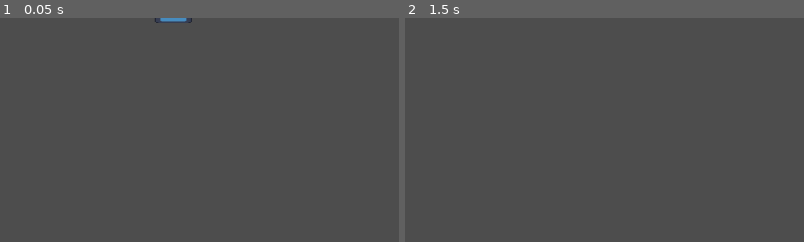
Above: before the commit, frames 1-2 (left to right).
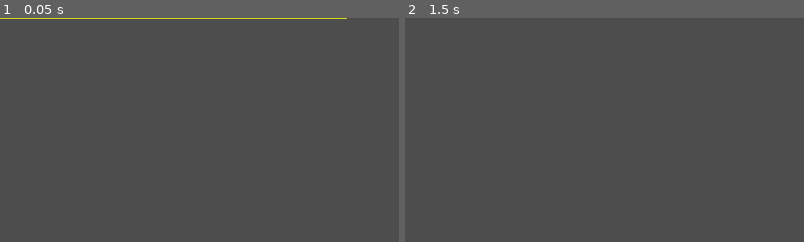
Above: after the commit, the same moments.

Repository: filipjaruska/mtds
Game: Godot game, scene res://nodes/weapons/bullet.tscn
Same seed, same stepped clock (60 frames per second), same inputs: the game is played once before the commit and once after it. This scene is started directly instead of the project's main scene. The engine's default icon, where the game draws it, is replaced by a stand-in: a white triangle on a blue panel in a dark square.
Inputs (mouse positions are % of the whole screen's width and height, from its top left):
- Up to frame 1 (0.05 s): no input
- Up to frame 2 (1.5 s): tap Enter at 0.5 s; move the mouse to (72, 45) at 0.52 s; hold Right (ui_right) 0.53-1.28 s; tap Shift (Dash) at 0.6 s; tap Space at 1.25 s; move the mouse to (30, 55) at 1.27 s; hold Down (ui_down) from 1.28 s (still down); tap E (interact) at 1.35 s
The pictures show only the part of the screen within x 0-50%, y 0-50%; the shares and areas given below are measured in that part.

The runs differ from the first frame. In frame 1, 0.5% of the frame differs, in the area x 0-87%, y 0-3%; in frame 2, nothing differs.

Commit message:
Rework bullets to be raycast

Diff:
--- a/nodes/player/player.tscn
+++ b/nodes/player/player.tscn
@@ -17,9 +17,6 @@
 properties/1/path = NodePath("Node2D:rotation")
 properties/1/spawn = true
 properties/1/replication_mode = 1
-
-[sub_resource type="CircleShape2D" id="CircleShape2D_e31mc"]
-radius = 45.0444
 
 [node name="Player" type="CharacterBody2D" groups=["Player"]]
 script = ExtResource("1_bpepw")
@@ -115,9 +112,11 @@
 visible = false
 
 [node name="Hitbox" type="Area2D" parent="HealthComponent" groups=["hitbox"]]
+collision_layer = 2
+collision_mask = 0
 
-[node name="HitboxZone" type="CollisionShape2D" parent="HealthComponent/Hitbox"]
-shape = SubResource("CircleShape2D_e31mc")
+[node name="CollisionShape2D" type="CollisionShape2D" parent="HealthComponent/Hitbox"]
+shape = SubResource("CircleShape2D_b7jsc")
 
 [node name="HealTimer" type="Timer" parent="HealthComponent"]
 wait_time = 5.0
--- a/nodes/weapons/bullet.tscn
+++ b/nodes/weapons/bullet.tscn
@@ -1,19 +1,15 @@
-[gd_scene load_steps=4 format=3 uid="uid://xcnabvtbwikx"]
+[gd_scene load_steps=2 format=3 uid="uid://xcnabvtbwikx"]
 
 [ext_resource type="Script" path="res://scripts/weapons/bullet.gd" id="1_6ha7u"]
-[ext_resource type="Texture2D" uid="uid://drgp18whtsyeg" path="res://icon.svg" id="1_xpq3p"]
 
-[sub_resource type="RectangleShape2D" id="RectangleShape2D_6avn1"]
-size = Vector2(52, 14)
-
-[node name="Bullet" type="Area2D" groups=["bullet"]]
+[node name="Bullet" type="RayCast2D" groups=["bullet"]]
+target_position = Vector2(500, 0)
+collision_mask = 2
+collide_with_areas = true
+collide_with_bodies = false
 script = ExtResource("1_6ha7u")
 
-[node name="CollisionShape2D" type="CollisionShape2D" parent="."]
-shape = SubResource("RectangleShape2D_6avn1")
-
-[node name="Sprite2D" type="Sprite2D" parent="."]
-scale = Vector2(0.421875, 0.109375)
-texture = ExtResource("1_xpq3p")
-
-[connection signal="area_entered" from="." to="." method="_on_area_entered"]
+[node name="Line2D" type="Line2D" parent="."]
+points = PackedVector2Array(0, 0, 500, 0)
+width = 2.0
+default_color = Color(1, 1, 0, 1)
--- a/scripts/weapons/bullet.gd
+++ b/scripts/weapons/bullet.gd
@@ -1,33 +1,38 @@
-extends Area2D
+extends RayCast2D
 
-const SPEED: float = 5000.0
-var LIFETIME: float = 1000
 var _bullet_damage: float
 var _bullet_armor_penetration: float
-var _birth: float
+var _visual_range: float
 
 func set_bullet_damage(damage: float, penetration: float) -> void:
 	_bullet_damage = damage
 	_bullet_armor_penetration = penetration
 
-func _ready():
-	_birth = Time.get_ticks_msec()
+func set_visual_range(weapon_range: float) -> void:
+	_visual_range = weapon_range
+	$Line2D.points[1] = Vector2(weapon_range, 0)
 
-func _process(delta: float) -> void:
-	if Time.get_ticks_msec() - _birth >= LIFETIME:
-		queue_free()
+func _ready() -> void:
+	enabled = true
+	collide_with_areas = true
+	collide_with_bodies = false
 
-	global_position += Vector2(SPEED, 0).rotated(rotation) * delta
+	await get_tree().process_frame
+	force_raycast_update()
+	check_collision()
 
-func _on_area_entered(area: Area2D) -> void:
-	if area.is_in_group("bullet"):
-		return
-	self.visible = false
+	await get_tree().create_timer(0.1).timeout
 	queue_free()
-	if area.is_in_group("hitbox"):
-		area.get_parent().damage(_bullet_damage, _bullet_armor_penetration)
-		$CollisionShape2D.set_deferred("disabled", true)
 
-func set_bullet_lifetime(lifetime: float) -> void:
-	_birth = Time.get_ticks_msec()
-	LIFETIME = lifetime * 1000  # Convert seconds to milliseconds
+func check_collision() -> void:
+	if is_colliding():
+		var collision_point = get_collision_point()
+		var distance_to_hit = global_position.distance_to(collision_point)
+
+		if distance_to_hit <= target_position.length():
+			$Line2D.points[1] = to_local(collision_point)
+			var collider = get_collider()
+			if collider is Area2D and collider.is_in_group("hitbox"):
+				var health_component = collider.get_parent()
+				if health_component and health_component.has_method("damage"):
+					health_component.damage(_bullet_damage, _bullet_armor_penetration)
--- a/scripts/weapons/ranged_weapon.gd
+++ b/scripts/weapons/ranged_weapon.gd
@@ -40,16 +40,20 @@
 func _shoot_bullet():
 	for i in range(pellets):
 		if bullet_scene:
-			var bullet: Area2D = bullet_scene.instantiate()
-			get_parent().get_parent().get_parent().add_child(bullet)
+			var bullet = bullet_scene.instantiate()
+
+			var spawn_pos = muzzle.global_position
+			var deviation = (1.0 - accuracy / 100.0) * 0.5
+			var shot_rotation = global_rotation + randf() * deviation - deviation / 2
+
+			get_tree().root.add_child(bullet)
+
+			bullet.global_position = spawn_pos
+			bullet.global_rotation = shot_rotation
+			bullet.target_position = Vector2(max_range, 0)
+			bullet.set_visual_range(max_range)
 			bullet.set_bullet_damage(damage, armor_penetration)
-			bullet.set_bullet_lifetime(max_range / bullet.SPEED)
-
-			var offset: Vector2 = Vector2(max_range / 10, 0).rotated(global_rotation)
-			bullet.global_position = muzzle.global_position + offset
-
-			var deviation: float = (1.0 - accuracy / 100.0) * 0.5 # deviation based on accuracy
-			bullet.rotation = global_rotation + randf() * deviation - deviation / 2
+			bullet.force_raycast_update()
 
 func reload():
 	if is_reloading:
Not shown: 1 places in nodes/player/player.tscn that only renumber resources
